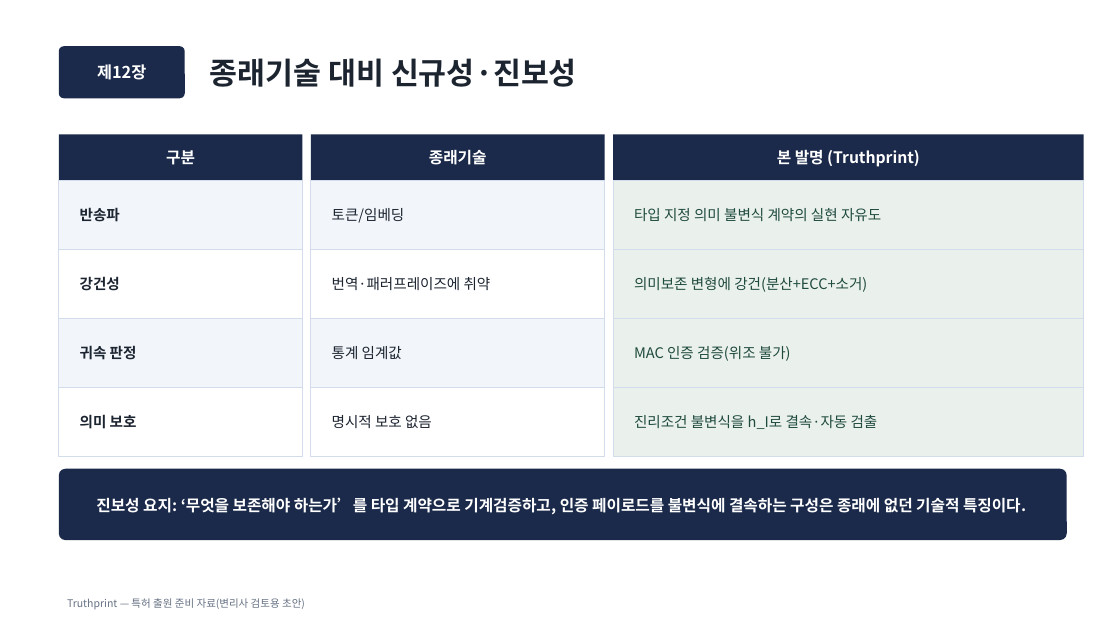
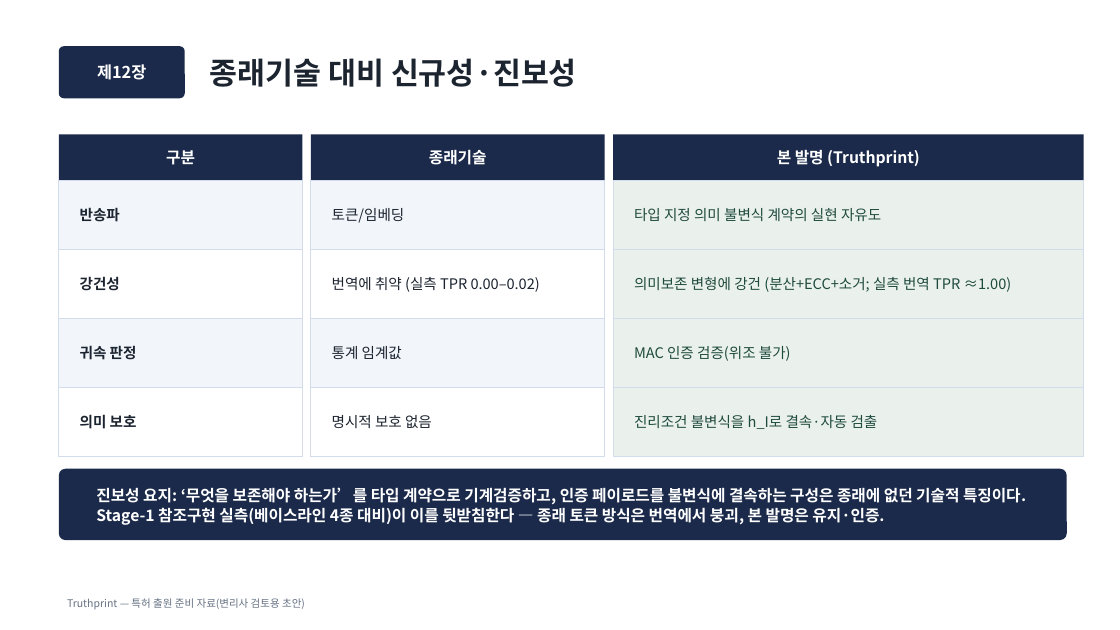
Before and after one commit to leemgs/truthprint, a slide deck: slide 13 of patent/truthprint-patent-20260723.pptx. Drawn at 1120x630 pixels with LibreOffice and Linux fonts; fonts in the diff are those of the drawing. Boxes give left, top, right and bottom in pixels: in the first picture for what was removed or moved away, otherwise in the second. Text is boxed around its words. In the diff, an @@ line names an element or a change of style, - is before the commit and + after.

```diff
--- a/patent/truthprint-patent-20260723.pptx
+++ b/patent/truthprint-patent-20260723.pptx
@@ text at (332, 277, 540, 292): text changed @@
-번역·패러프레이즈에 취약
+번역에 취약 (실측 TPR 0.00–0.02)
@@ text at (634, 277, 1012, 292): text changed @@
-의미보존 변형에 강건(분산+ECC+소거)
+의미보존 변형에 강건 (분산+ECC+소거; 실측 번역 TPR ≈1.00)
@@ text at (96, 487, 1026, 525): text changed @@
-진보성 요지: ‘무엇을 보존해야 하는가’를 타입 계약으로 기계검증하고, 인증 페이로드를 불변식에 결속하는 구성은 종래에 없던 기술적 특징이다.
+진보성 요지: ‘무엇을 보존해야 하는가’를 타입 계약으로 기계검증하고, 인증 페이로드를 불변식에 결속하는 구성은 종래에 없던 기술적 특징이다. Stage-1 참조구현 실측(베이스라인 4종 대비)이 이를 뒷받침한다 — 종래 토큰 방식은 번역에서 붕괴, 본 발명은 유지·인증.
```
Also in this commit, not shown: 1 other slide changed, 6 other files.
